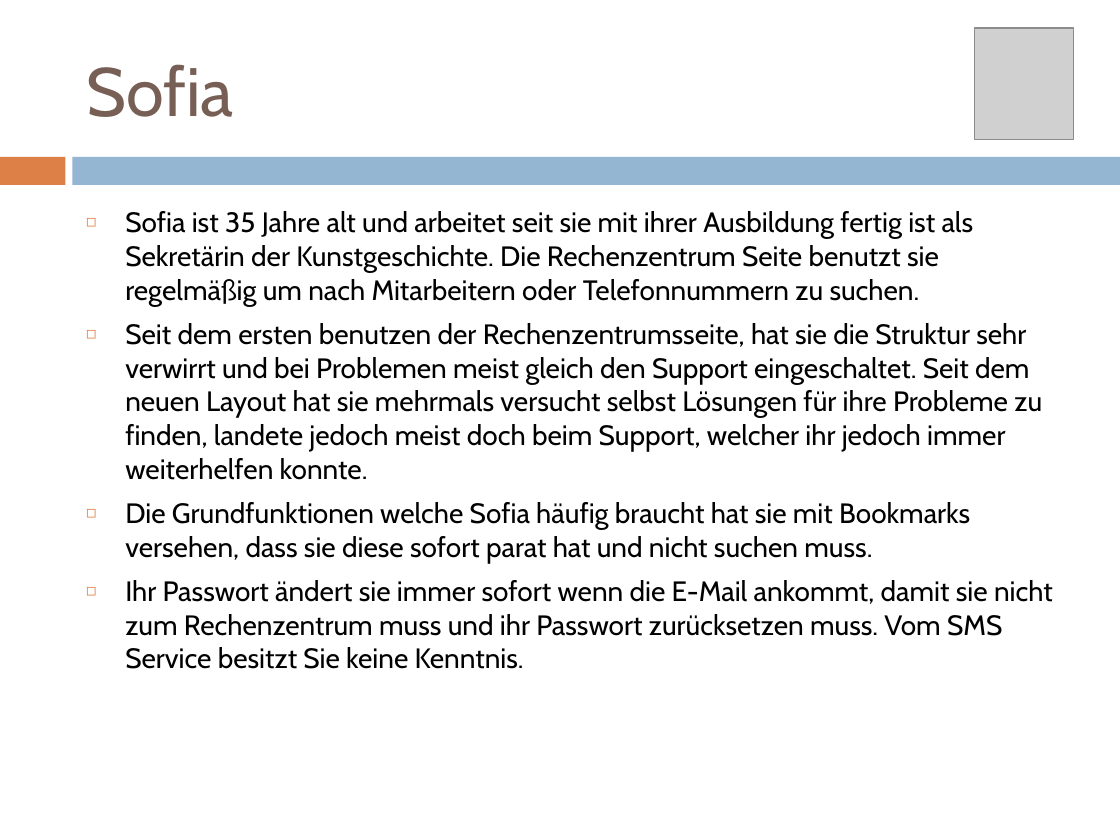
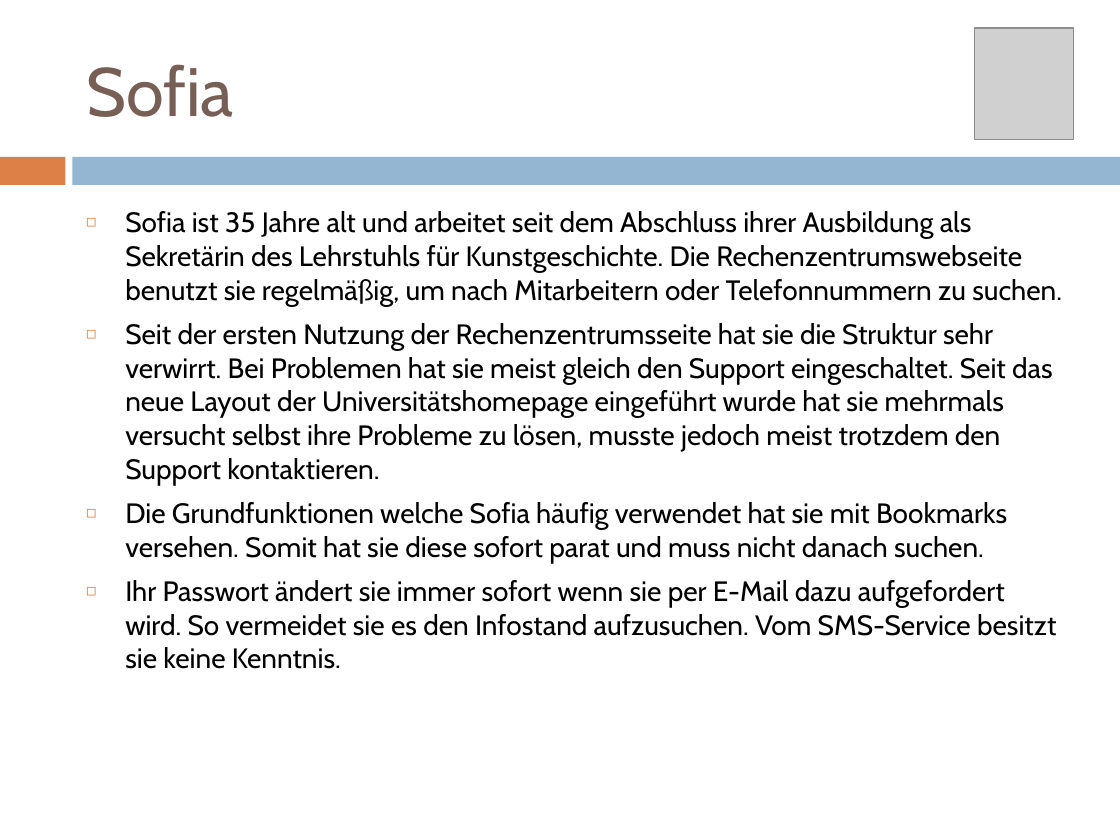
Before and after one commit to pinkdroyd/redesign-ur-rz, a slide deck: slide 22 of Personas und Szenarien/Personas_Redesign_RZ.pptx. Drawn at 1120x840 pixels with LibreOffice and Linux fonts; fonts in the diff are those of the drawing; grey boxes stand for pictures. Boxes give left, top, right and bottom in pixels: in the first picture for what was removed or moved away, otherwise in the second. Text is boxed around its words. In the diff, an @@ line names an element or a change of style, - is before the commit and + after.

```diff
--- a/Personas und Szenarien/Personas_Redesign_RZ.pptx
+++ b/Personas und Szenarien/Personas_Redesign_RZ.pptx
@@ text at (x1=125, y1=211, x2=1062, y2=669): text changed @@
-◻ Sofia ist 35 Jahre alt und arbeitet seit sie mit ihrer Ausbildung fertig ist als Sekretärin der Kunstgeschichte. Die Rechenzentrum Seite benutzt sie regelmäßig um nach Mitarbeitern oder Telefonnummern zu suchen.
-◻ Seit dem ersten benutzen der Rechenzentrumsseite, hat sie die Struktur sehr verwirrt und bei Problemen meist gleich den Support eingeschaltet. Seit dem neuen Layout hat sie mehrmals versucht selbst Lösungen für ihre Probleme zu finden, landete jedoch meist doch beim Support, welcher ihr jedoch immer weiterhelfen konnte.
-◻ Die Grundfunktionen welche Sofia häufig braucht hat sie mit Bookmarks versehen, dass sie diese sofort parat hat und nicht suchen muss.
-◻ Ihr Passwort ändert sie immer sofort wenn die E-Mail ankommt, damit sie nicht zum Rechenzentrum muss und ihr Passwort zurücksetzen muss. Vom SMS Service besitzt Sie keine Kenntnis.
+◻ Sofia ist 35 Jahre alt und arbeitet seit dem Abschluss ihrer Ausbildung als Sekretärin des Lehrstuhls für Kunstgeschichte. Die Rechenzentrumswebseite benutzt sie regelmäßig, um nach Mitarbeitern oder Telefonnummern zu suchen.
+◻ Seit der ersten Nutzung der Rechenzentrumsseite hat sie die Struktur sehr verwirrt. Bei Problemen hat sie meist gleich den Support eingeschaltet. Seit das neue Layout der Universitätshomepage eingeführt wurde hat sie mehrmals versucht selbst ihre Probleme zu lösen, musste jedoch meist trotzdem den Support kontaktieren.
+◻ Die Grundfunktionen welche Sofia häufig verwendet hat sie mit Bookmarks versehen. Somit hat sie diese sofort parat und muss nicht danach suchen.
+◻ Ihr Passwort ändert sie immer sofort wenn sie per E-Mail dazu aufgefordert wird. So vermeidet sie es den Infostand aufzusuchen. Vom SMS-Service besitzt sie keine Kenntnis.
```
Also in this commit, not shown: 16 other slides changed, 1 other file.
